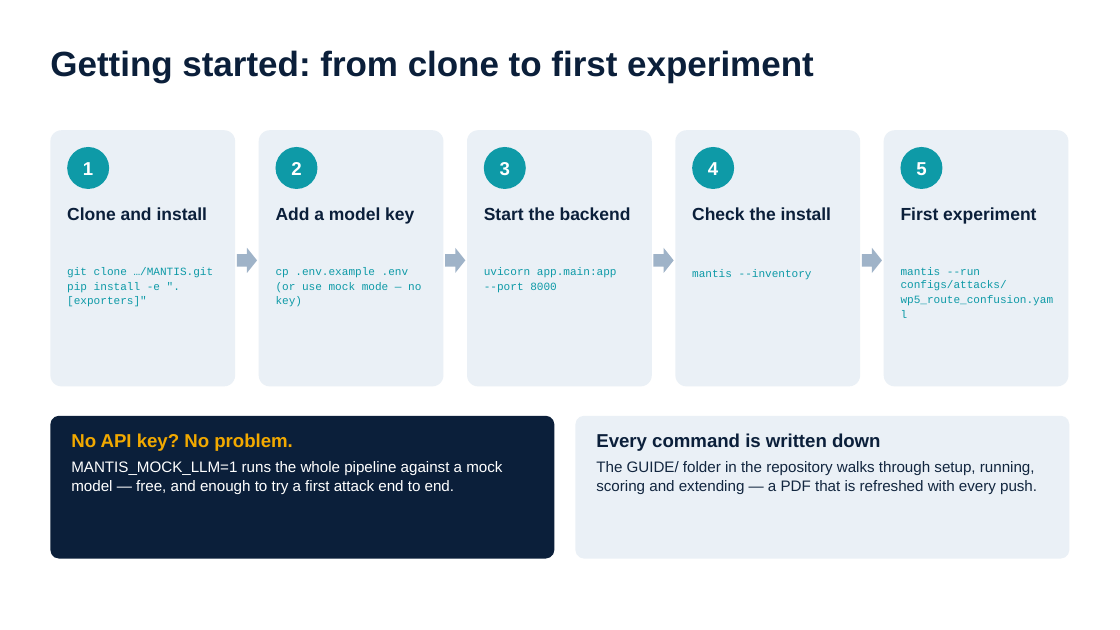
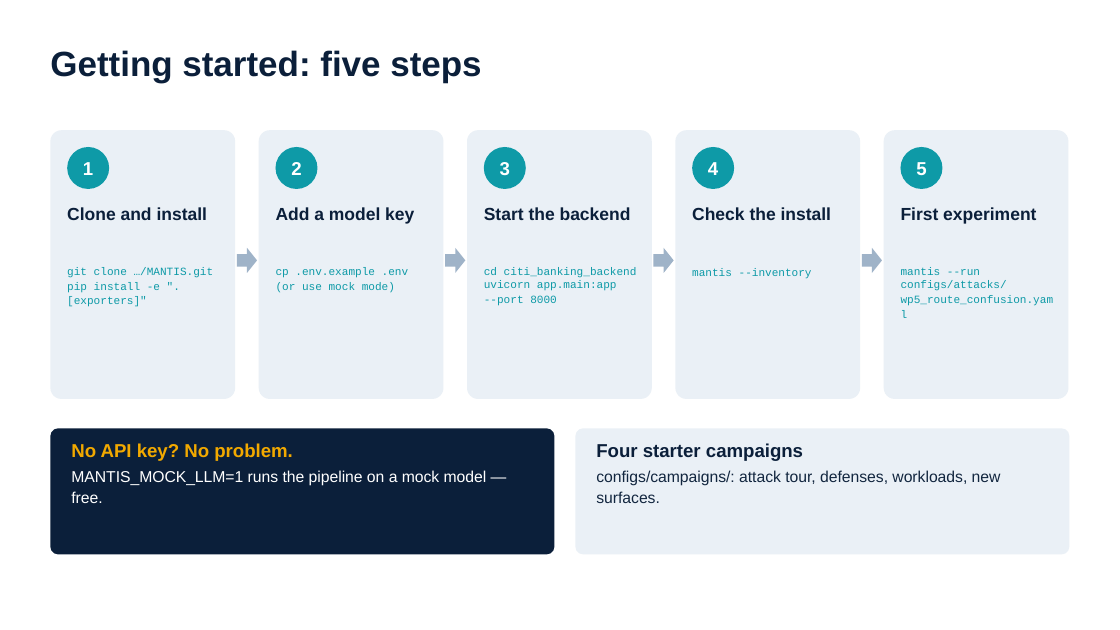
Before and after one commit to smartsystemslab-uf/MANTIS, a slide deck: slide 12 of presentations/MANTIS_Presentation_2026-09-24.pptx (slide 14 before the commit). Drawn at 1120x630 pixels with LibreOffice and Linux fonts; fonts in the diff are those of the drawing. Boxes give left, top, right and bottom in pixels: in the first picture for what was removed or moved away, otherwise in the second. Text is boxed around its words. In the diff, an @@ line names an element or a change of style, - is before the commit and + after.

```diff
--- a/presentations/MANTIS_Presentation_2026-09-24.pptx
+++ b/presentations/MANTIS_Presentation_2026-09-24.pptx
@@ text at (50,50,481,82): text changed @@
-Getting started: from clone to first experiment
+Getting started: five steps
@@ rounded rectangle: place and size @@
-rounded rectangle at (50,130,235,386)
+rounded rectangle at (50,130,235,399)
@@ rounded rectangle: place and size @@
-rounded rectangle at (259,130,444,386)
+rounded rectangle at (259,130,444,399)
@@ rounded rectangle: place and size @@
-rounded rectangle at (467,130,652,386)
+rounded rectangle at (467,130,652,399)
@@ rounded rectangle: place and size @@
-rounded rectangle at (676,130,860,386)
+rounded rectangle at (676,130,860,399)
@@ rounded rectangle: place and size @@
-rounded rectangle at (884,130,1069,386)
+rounded rectangle at (884,130,1069,399)
@@ text at (276,267,409,293): text changed @@
-cp .env.example .env
-(or use mock mode — no key)
+cp .env.example .env
+(or use mock mode)
@@ text at (484,267,637,306): text changed @@
-uvicorn app.main:app
---port 8000
+cd citi_banking_backend
+uvicorn app.main:app
+--port 8000
@@ rounded rectangle: place and size @@
-rounded rectangle at (50,416,555,559)
+rounded rectangle at (50,429,555,555)
@@ text "No API key? No problem.": place and size @@
-text "No API key? No problem." at (71,433,502,494)
+text "No API key? No problem." at (71,443,487,503)
@@ rounded rectangle: place and size @@
-rounded rectangle at (576,416,1070,559)
+rounded rectangle at (576,429,1070,555)
@@ text at (596,443,1001,503): text changed; size 13 to 13.5 pt @@
-Every command is written down
-The GUIDE/ folder in the repository walks through setup, running, scoring and extending — a PDF that is refreshed with every push.
+Four starter campaigns
+configs/campaigns/: attack tour, defenses, workloads, new surfaces.
@@ text at (71,470,487,503): text changed; size 13 to 13.5 pt @@
-MANTIS_MOCK_LLM=1 runs the whole pipeline against a mock model — free, and enough to try a first attack end to end.
+MANTIS_MOCK_LLM=1 runs the pipeline on a mock model — free.
```
Also in this commit, not shown: 13 other slides changed, 1 slide added, 4 slides removed, 4 other files.
